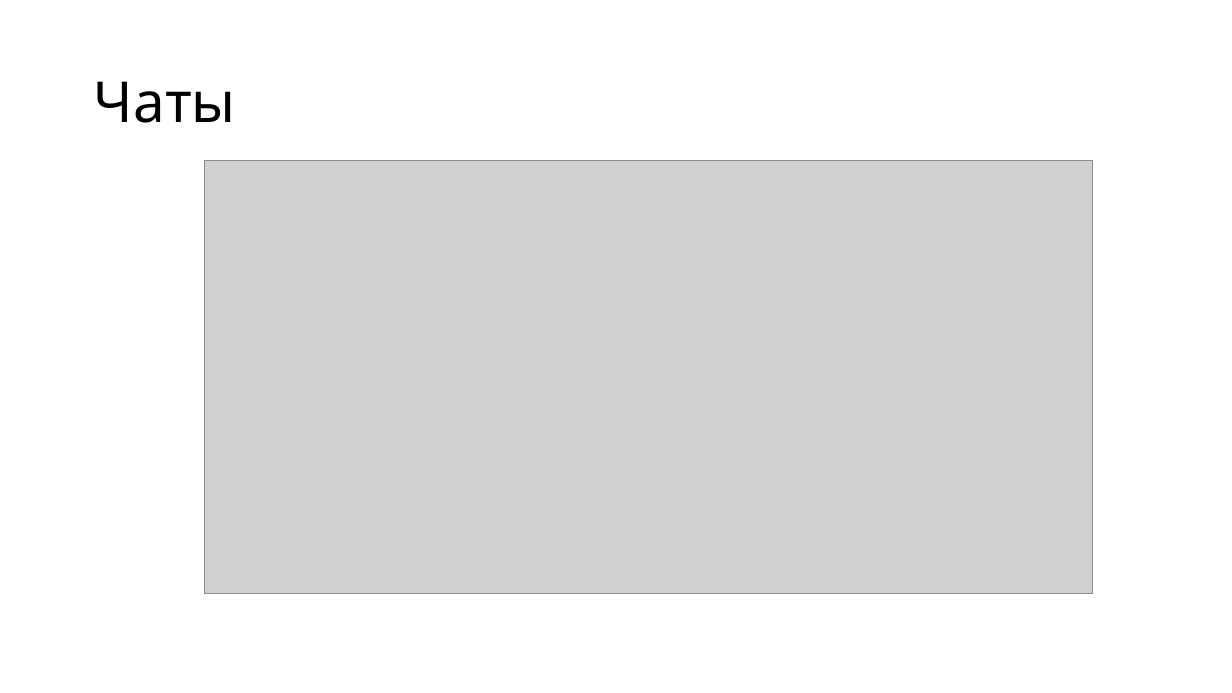
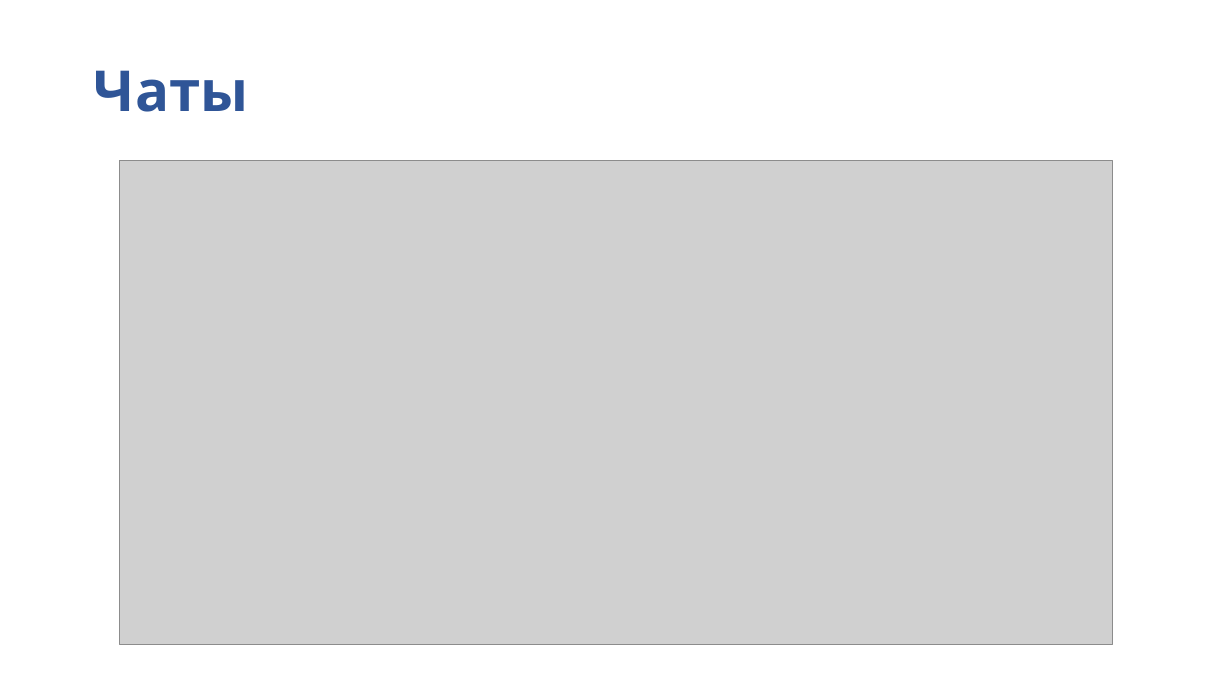
Before and after one commit to RobikRobi/School-diary, a slide deck: slide 21 of presentation/Презентация.pptx (slide 10 before the commit). Drawn at 1232x693 pixels with LibreOffice and Linux fonts; fonts in the diff are those of the drawing; grey boxes stand for pictures. Boxes give left, top, right and bottom in pixels: in the first picture for what was removed or moved away, otherwise in the second. Text is boxed around its words. In the diff, an @@ line names an element or a change of style, - is before the commit and + after.

```diff
--- a/presentation/Презентация.pptx
+++ b/presentation/Презентация.pptx
@@ title "Чаты": place and size @@
-title "Чаты" at [94, 81, 236, 123]
+title "Чаты" at [94, 70, 248, 112]
@@ title "Чаты" at [94, 70, 248, 112]: text colour #000000 to #2F5597, bold on @@
@@ picture: place and size @@
-picture at [204, 161, 1092, 594]
+picture at [119, 160, 1113, 644]
```
Also in this commit, not shown: 10 other slides changed, 13 slides added.
